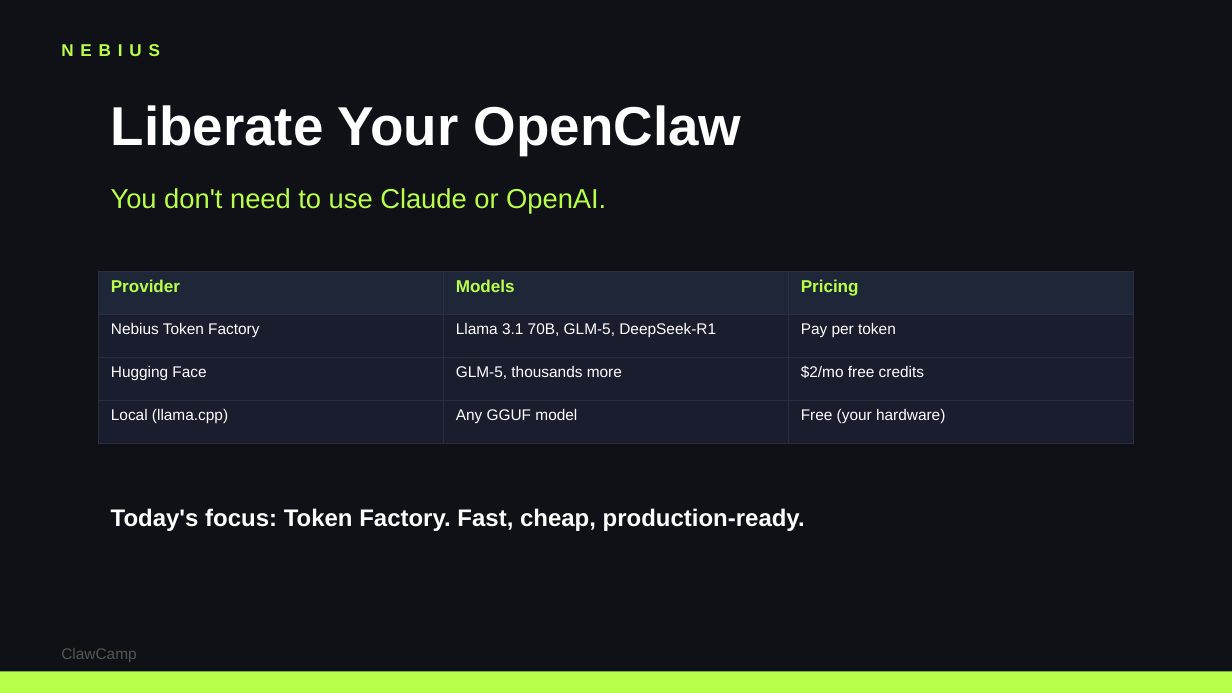
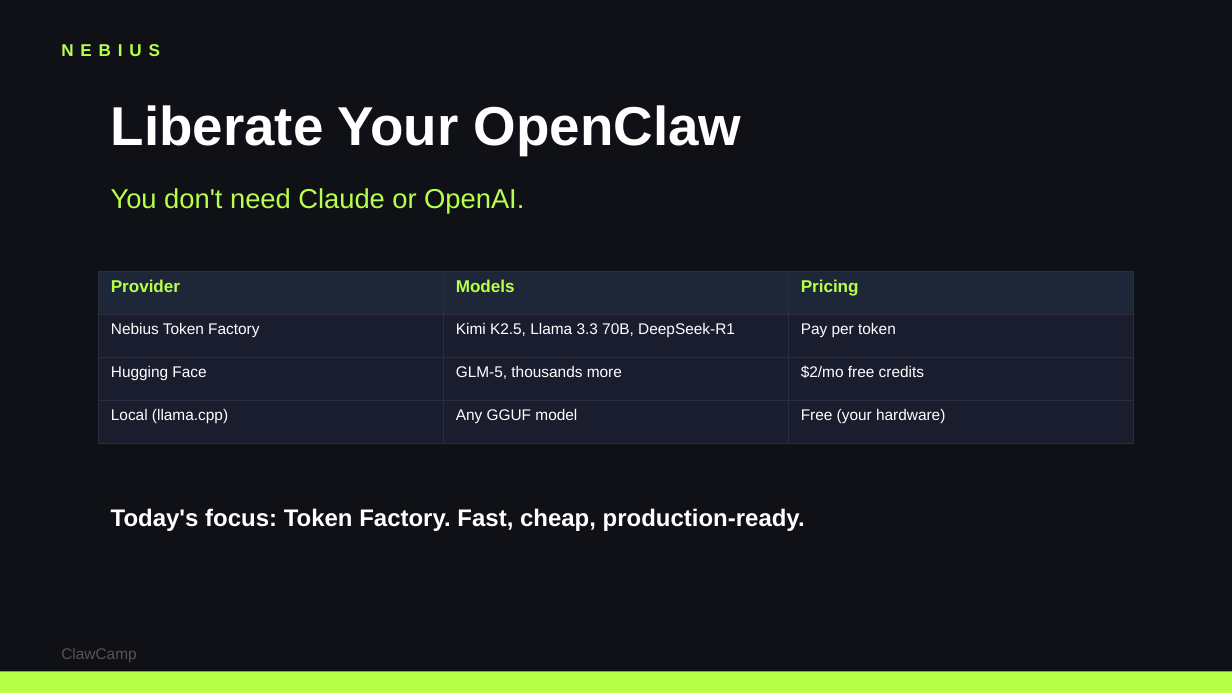
Before and after one commit to colygon/clawcamp-site, a slide deck: slide 3 of workshops/running-openclaw-on-nebius.pptx. Drawn at 1232x693 pixels with LibreOffice and Linux fonts; fonts in the diff are those of the drawing. Boxes give left, top, right and bottom in pixels: in the first picture for what was removed or moved away, otherwise in the second. Text is boxed around its words. In the diff, an @@ line names an element or a change of style, - is before the commit and + after.

```diff
--- a/workshops/running-openclaw-on-nebius.pptx
+++ b/workshops/running-openclaw-on-nebius.pptx
@@ text at <box>111,188,524,213</box>: text changed @@
-You don't need to use Claude or OpenAI.
+You don't need Claude or OpenAI.
@@ table at <box>99,271,1133,428</box> @@
-row 2, column 2: Llama 3.1 70B, GLM-5, DeepSeek-R1
+row 2, column 2: Kimi K2.5, Llama 3.3 70B, DeepSeek-R1
```
Also in this commit, not shown: 10 other slides changed.
